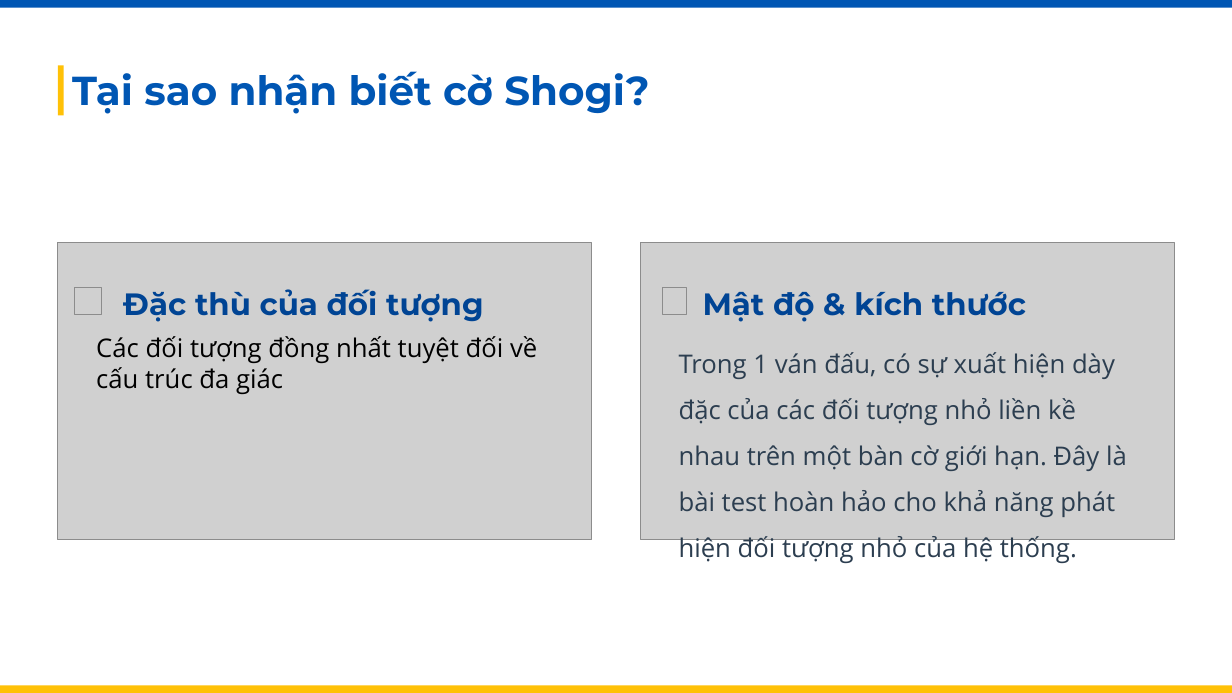
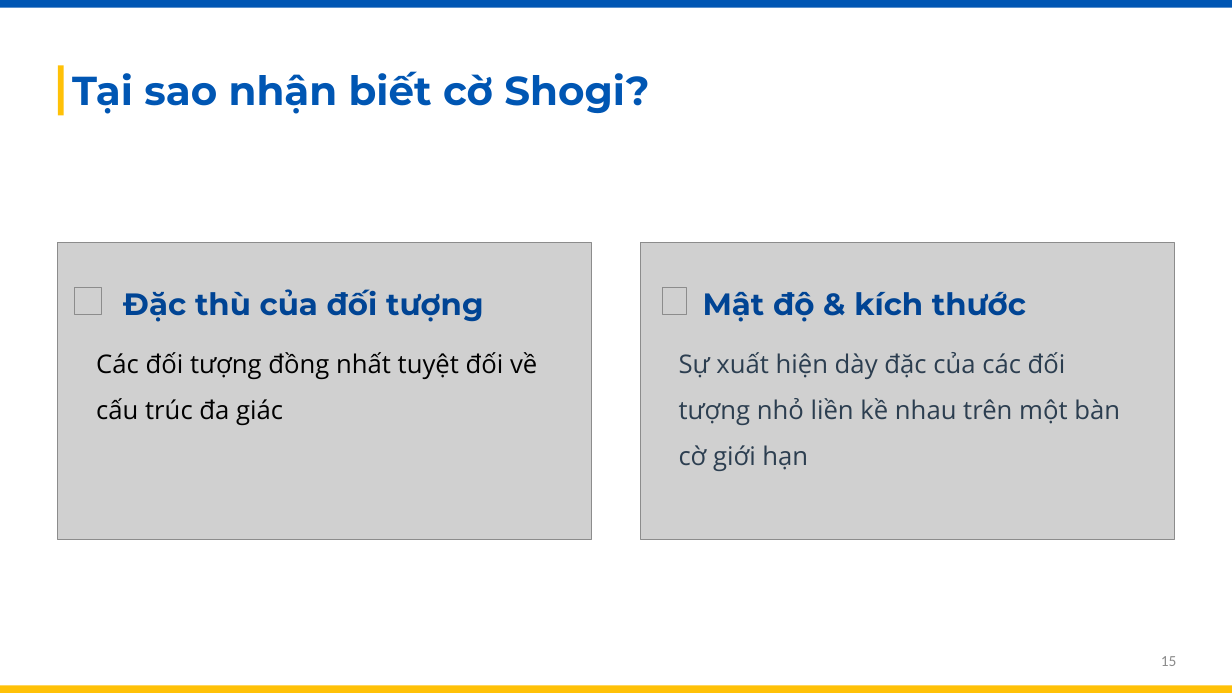
Before and after one commit to thuankhangho/btl-cloud, a slide deck: slide 15 of Phát hiện đối tượng có thể mở rộng với YOLOv5.pptx (slide 16 before the commit). Drawn at 1232x693 pixels with LibreOffice and Linux fonts; fonts in the diff are those of the drawing; grey boxes stand for pictures. Boxes give left, top, right and bottom in pixels: in the first picture for what was removed or moved away, otherwise in the second. Text is boxed around its words. In the diff, an @@ line names an element or a change of style, - is before the commit and + after.

```diff
--- a/Phát hiện đối tượng có thể mở rộng với YOLOv5.pptx
+++ b/Phát hiện đối tượng có thể mở rộng với YOLOv5.pptx
@@ text "Các đối tượng đồng nhất ..." at [96, 352, 537, 425]: line spacing 24pt to 1.5 @@
@@ text at [679, 352, 1120, 471]: text changed @@
-Trong 1 ván đấu, có sự xuất hiện dày đặc của các đối tượng nhỏ liền kề nhau trên một bàn cờ giới hạn. Đây là bài test hoàn hảo cho khả năng phát hiện đối tượng nhỏ của hệ thống.
+Sự xuất hiện dày đặc của các đối tượng nhỏ liền kề nhau trên một bàn cờ giới hạn
@@ page number added at [1161, 656, 1177, 666], 12 pt, text #8C8C8C @@
+15
```
Also in this commit, not shown: 34 other slides changed, 2 slides removed, 4 other files.
